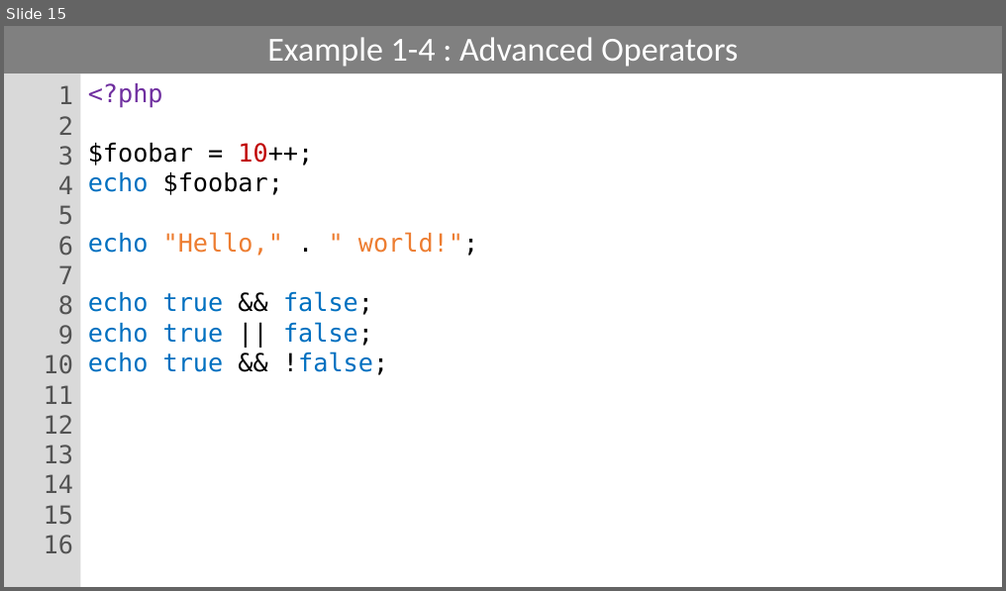
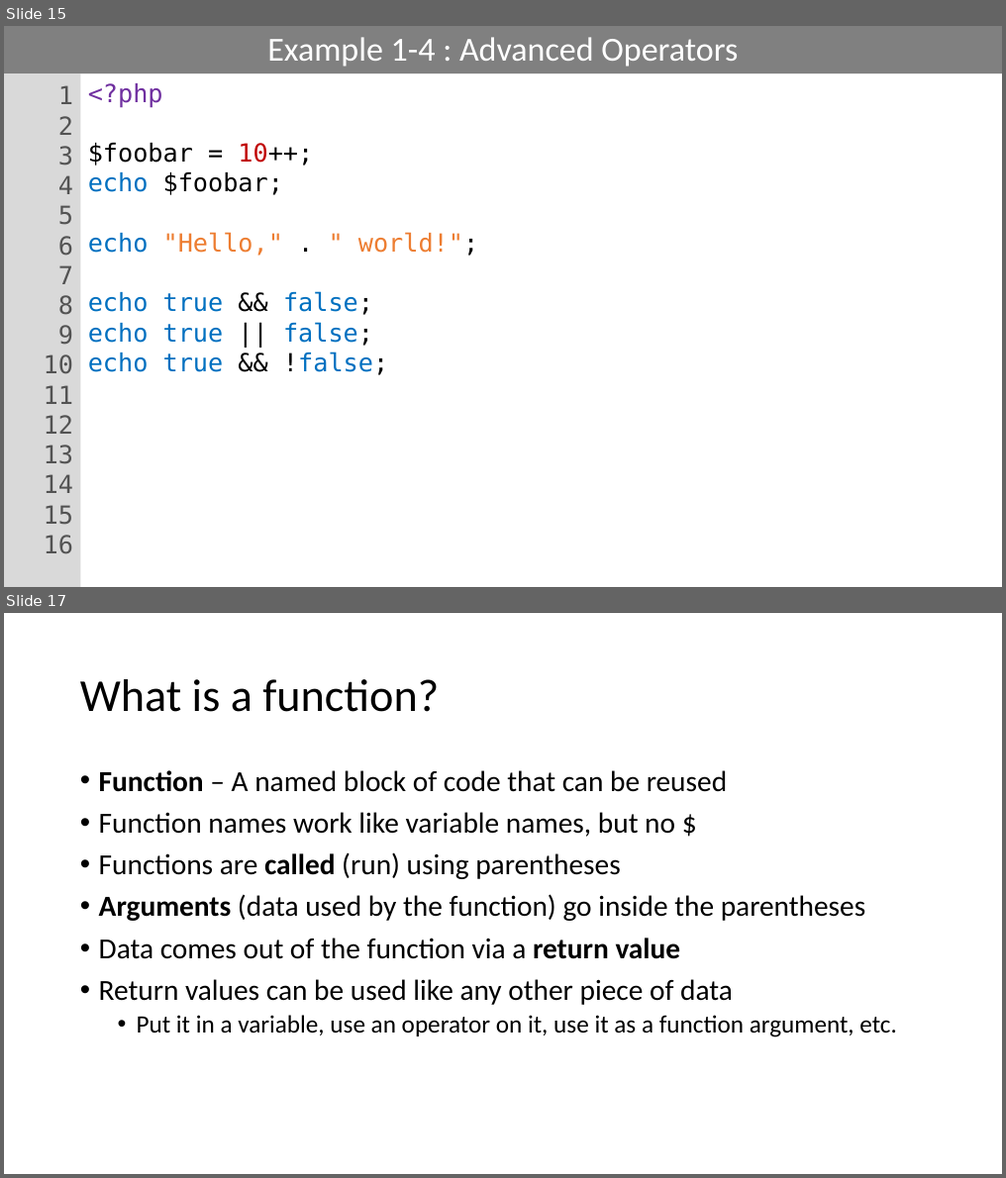
Before and after one commit to PHPEmbark/curriculum, a slide deck: course/1 - Basic Programming/Basic Programming.pptx. Shown one above the other, each under a label of ours: slide 15 before the commit, slides 15 and 17 after it; the slides between them are not shown. The pictures are 1006x591 and 1006x1178 pixels, drawn with LibreOffice and Linux fonts; fonts in the diff are those of the drawing. Boxes give left, top, right and bottom in pixels: in the first picture for what was removed or moved away, otherwise in the second. Text is boxed around its words. In the diff, an @@ line names an element or a change of style, - is before the commit and + after.

```diff
--- a/course/1 - Basic Programming/Basic Programming.pptx
+++ b/course/1 - Basic Programming/Basic Programming.pptx
@@ slide 17 added at [4,613,1002,1174], background #FFFFFF @@
@@ title added at [80,679,439,712], 44 pt, text #000000 @@
+What is a function?
@@ text added at [99,770,897,1038], 28 pt, text #000000 @@
+• Function – A named block of code that can be reused
+• Function names work like variable names, but no $
+• Functions are called (run) using parentheses
+• Arguments (data used by the function) go inside the parentheses
+• Data comes out of the function via a return value
+• Return values can be used like any other piece of data
+  • Put it in a variable, use an operator on it, use it as a function argument, etc.
```
Also in this commit, not shown: 7 slides changed, 14 other slides added.
